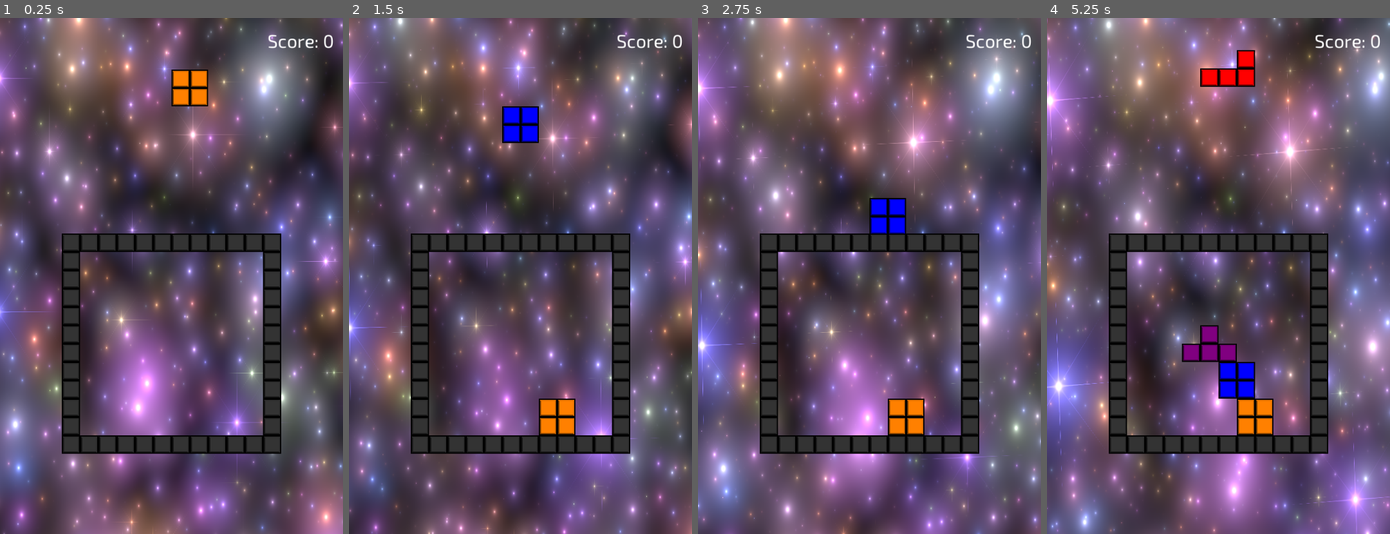
Above: before the commit, frames 1-4 (left to right).
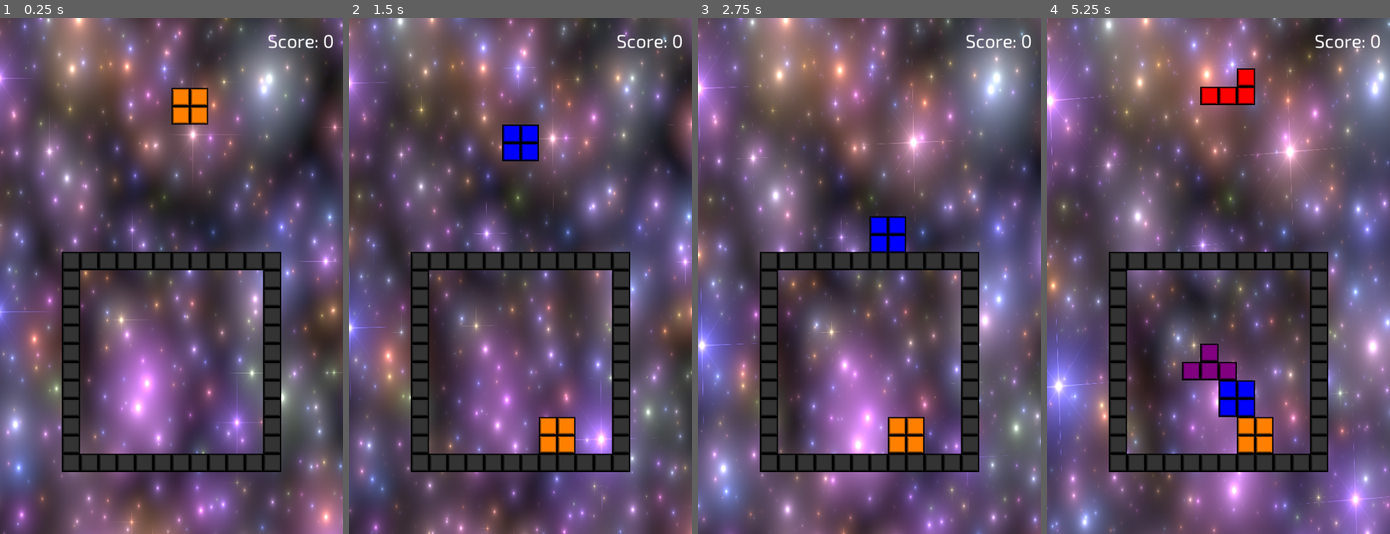
Above: after the commit, the same moments.

Repository: danielcannell/rotatris
Game: Godot game, scene res://Main.tscn
Two runs of this game, one before a commit and one after it. Both use one fixed random seed, a clock stepped at 60 frames per second and the inputs below.
Inputs:
- Up to frame 1 (0.25 s): no input
- Up to frame 2 (1.5 s): hold Right (move_right) 0.53-1.28 s; tap Space (drop) at 0.6 s; hold Left (move_left) from 1.28 s (still down); tap Down (rotate_ccw) at 1.35 s
- Up to frame 3 (2.75 s): release Left (move_left) at 2.03 s; hold Right (move_right) from 2.03 s (still down); tap Up (rotate_cw) at 2.1 s
- Up to frame 4 (5.25 s): tap one key every 0.75 s from 2.85 s: Space (drop) Down (rotate_ccw) Up (rotate_cw) Space (drop); release Right (move_right) at 3.53 s; hold Left (move_left) from 3.53 s (still down)

The runs differ from the first frame. In frame 1, 8.1% of the frame differs, in the area x 18-82%, y 10-88%; in frame 2, 8.4%; in frame 3, 8.1%; in frame 4, 11%, in the area x 18-82%, y 6-88%.

Commit message:
Try again to fix grid coordinates

Diff:
--- a/Block.gd
+++ b/Block.gd
@@ -1,5 +1,9 @@
 class_name Block
 extends Node2D
+
+
+var Square = preload("res://Square.tscn")
+
 
 const BLOCK_SIZE: int = 32
 
@@ -115,7 +119,7 @@
 
 func update_shape():
     for x in get_children():
-        if x is Sprite:
+        if x is Node2D:
             remove_child(x)
             x.queue_free()
 
@@ -123,10 +127,9 @@
         var x: int = pos[0]
         var y: int = pos[1]
 
-        var child := Sprite.new()
-        child.position = Vector2(x + 0.5, y - 0.5) * BLOCK_SIZE
-        child.texture = load("res://Art/box.png")
-        child.modulate = Globals.ColorLookup[color]
+        var child: Node2D = Square.instance()
+        child.position = Vector2(x, y) * BLOCK_SIZE
+        child.set_color(color)
         add_child(child)
 
 
--- a/Boundary.gd
+++ b/Boundary.gd
@@ -1,8 +1,9 @@
 class_name Boundary
 extends Node2D
 
-var texture = load("res://Art/box.png")
-var center: Vector2 = Vector2(0, 0)
+
+var Square = preload("res://Square.tscn")
+
 
 # Called when the node enters the scene tree for the first time.
 func _ready():
@@ -11,20 +12,19 @@
 
 func make_wall(origin: Vector2, vec: Vector2, total: int):
     for i in range(total):
-        var child := Sprite.new()
-        child.position = origin + (Vector2(+0.5, -0.5) + vec * i) * Globals.BLOCK_SIZE
-        child.texture = texture
-        child.modulate = Globals.BACKGROUND_GREY
+        var child: Node2D = Square.instance()
+        child.position = origin + (vec * i) * Globals.BLOCK_SIZE
         add_child(child)
 
 
 func update_shape():
     var half = Globals.GRID_HALF_WIDTH
-    make_wall(center + Vector2(-half - 1, half) * Globals.BLOCK_SIZE, Vector2(1, 0), Globals.GRID_WIDTH+2)
-    make_wall(center + Vector2(-half - 1, -half - 1) * Globals.BLOCK_SIZE, Vector2(1, 0), Globals.GRID_WIDTH+2)
+    make_wall(Vector2(-half - 1, half) * Globals.BLOCK_SIZE, Vector2(1, 0), Globals.GRID_WIDTH+1)
+    make_wall(Vector2(-half, -half - 1) * Globals.BLOCK_SIZE, Vector2(1, 0), Globals.GRID_WIDTH+1)
 
-    make_wall(center + Vector2(half, -half - 1) * Globals.BLOCK_SIZE, Vector2(0, 1), Globals.GRID_WIDTH+2)
-    make_wall(center + Vector2(-half - 1, -half - 1) * Globals.BLOCK_SIZE, Vector2(0, 1), Globals.GRID_WIDTH+2)
+    make_wall(Vector2(half, -half) * Globals.BLOCK_SIZE, Vector2(0, 1), Globals.GRID_WIDTH+1)
+    make_wall(Vector2(-half - 1, -half - 1) * Globals.BLOCK_SIZE, Vector2(0, 1), Globals.GRID_WIDTH+1)
+
 
 
 # Called every frame. 'delta' is the elapsed time since the previous frame.
--- /dev/null
+++ b/Square.gd
@@ -0,0 +1,9 @@
+extends Node2D
+
+
+func _init():
+    self.modulate = Globals.BACKGROUND_GREY
+
+
+func set_color(color: int):
+    self.modulate = Globals.ColorLookup[color]
--- /dev/null
+++ b/Square.tscn
@@ -0,0 +1,11 @@
+[gd_scene load_steps=3 format=2]
+
+[ext_resource path="res://Art/box.png" type="Texture" id=1]
+[ext_resource path="res://Square.gd" type="Script" id=2]
+
+[node name="Square" type="Node2D"]
+script = ExtResource( 2 )
+
+[node name="Sprite" type="Sprite" parent="."]
+position = Vector2( 16, 16 )
+texture = ExtResource( 1 )
